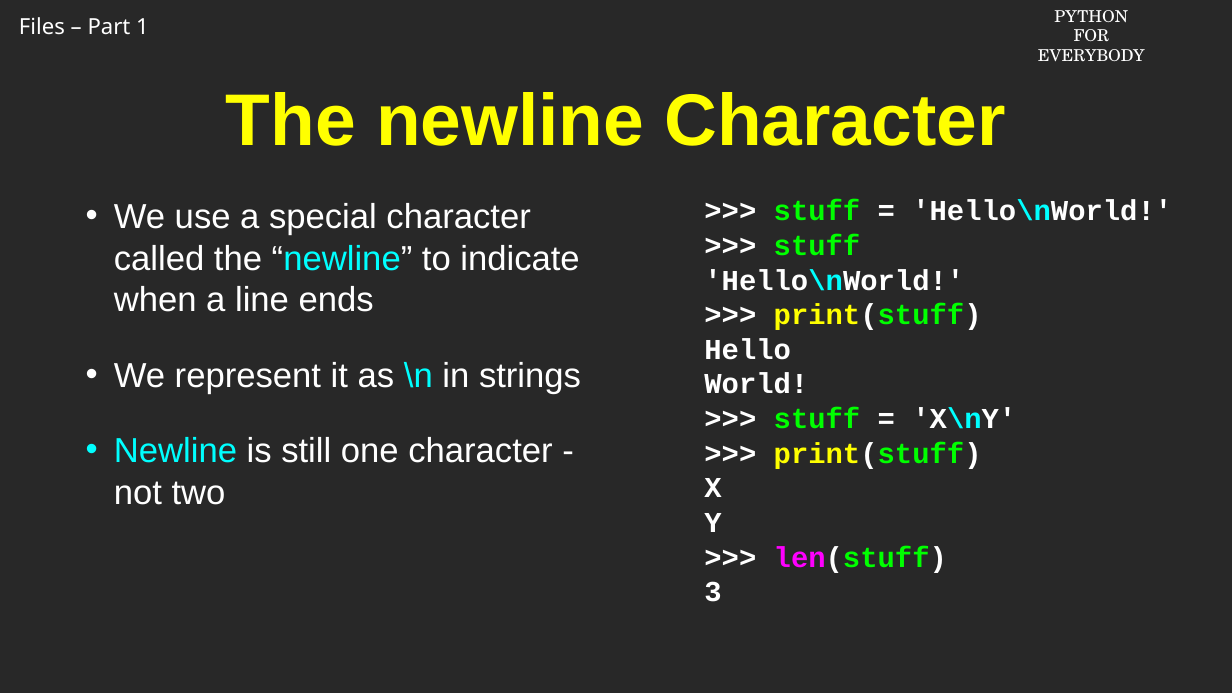
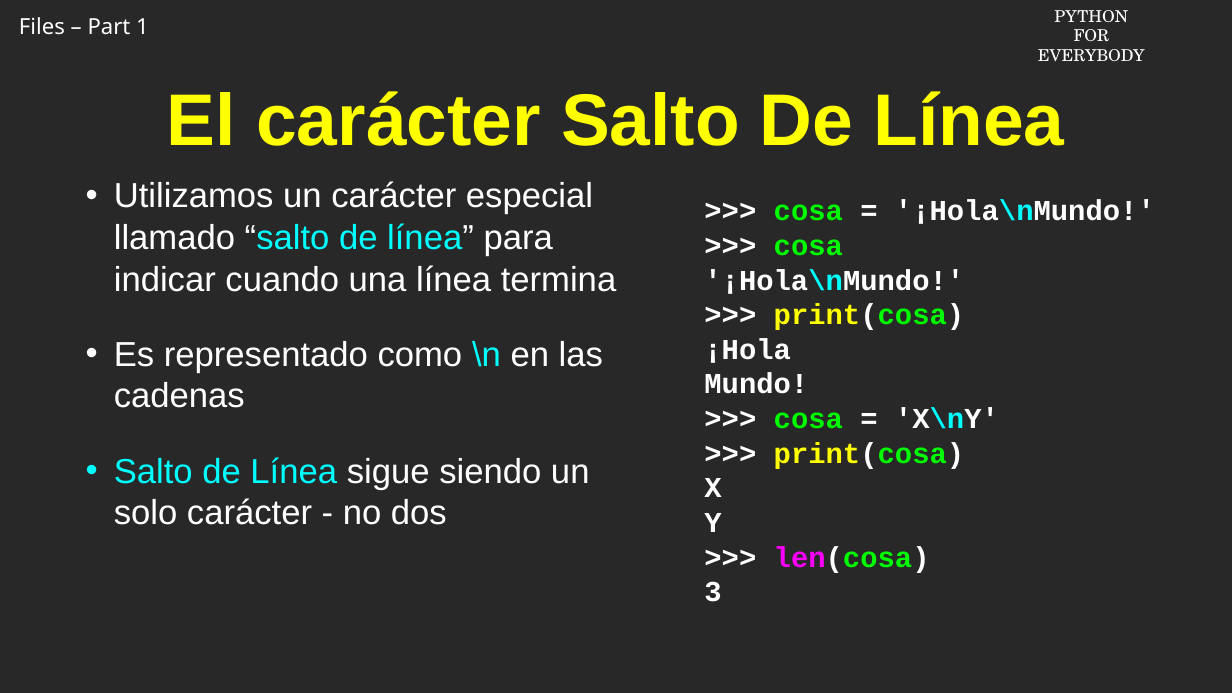
Before and after one commit to csev/py4e, a slide deck: slide 8 of ai/7.1.pptx. Drawn at 1232x693 pixels with LibreOffice and Linux fonts; fonts in the diff are those of the drawing; background and template pictures are left out. Boxes give left, top, right and bottom in pixels: in the first picture for what was removed or moved away, otherwise in the second. Text is boxed around its words. In the diff, an @@ line names an element or a change of style, - is before the commit and + after.

```diff
--- a/ai/7.1.pptx
+++ b/ai/7.1.pptx
@@ title at (167, 91, 1065, 146): text changed @@
-The newline Character
+El carácter Salto De Línea
@@ text at (114, 181, 616, 525): text changed @@
-• We use a special character called the “newline” to indicate when a line ends
-• We represent it as \n in strings
-• Newline is still one character - not two
+• Utilizamos un carácter especial llamado “salto de línea” para indicar cuando una línea termina
+• Es representado como \n en las cadenas
+• Salto de Línea sigue siendo un solo carácter - no dos
@@ text at (704, 200, 1155, 469): text changed @@
->>> stuff = 'Hello\nWorld!'
->>> stuff
-'Hello\nWorld!'
->>> print(stuff)
-Hello
-World!
->>> stuff = 'X\nY'
->>> print(stuff)
+>>> cosa = '¡Hola\nMundo!'
+>>> cosa
+'¡Hola\nMundo!'
+>>> print(cosa)
+¡Hola
+Mundo!
+>>> cosa = 'X\nY'
+>>> print(cosa)
@@ text at (774, 546, 930, 573): text changed @@
->>> len(stuff)
+>>> len(cosa)
```
Also in this commit, not shown: 10 other slides changed, 1 slide added, 1 slide removed.
